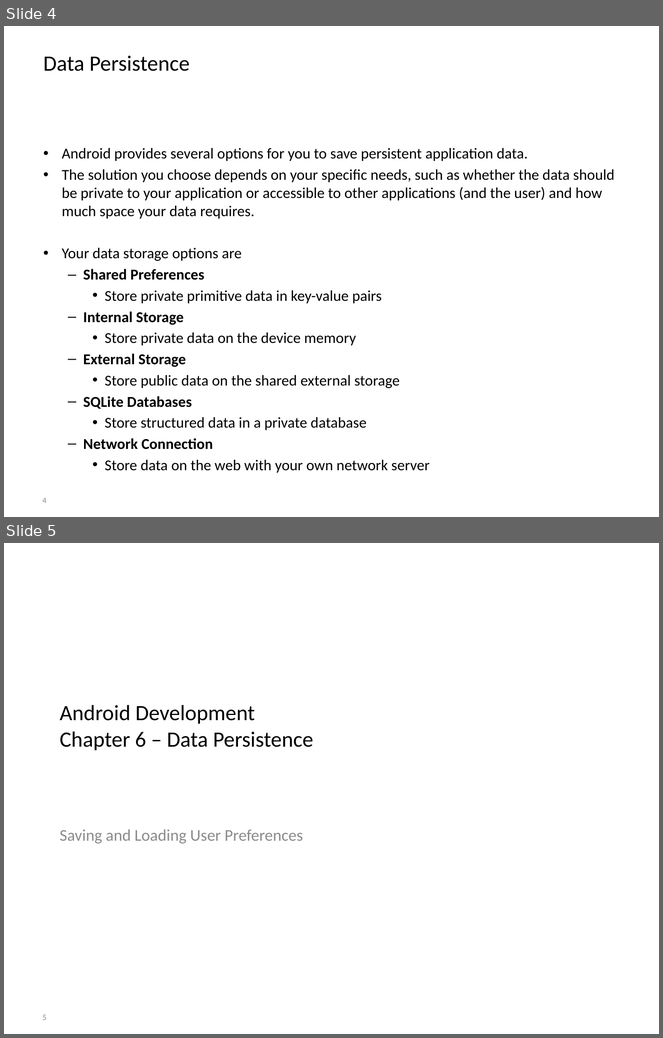
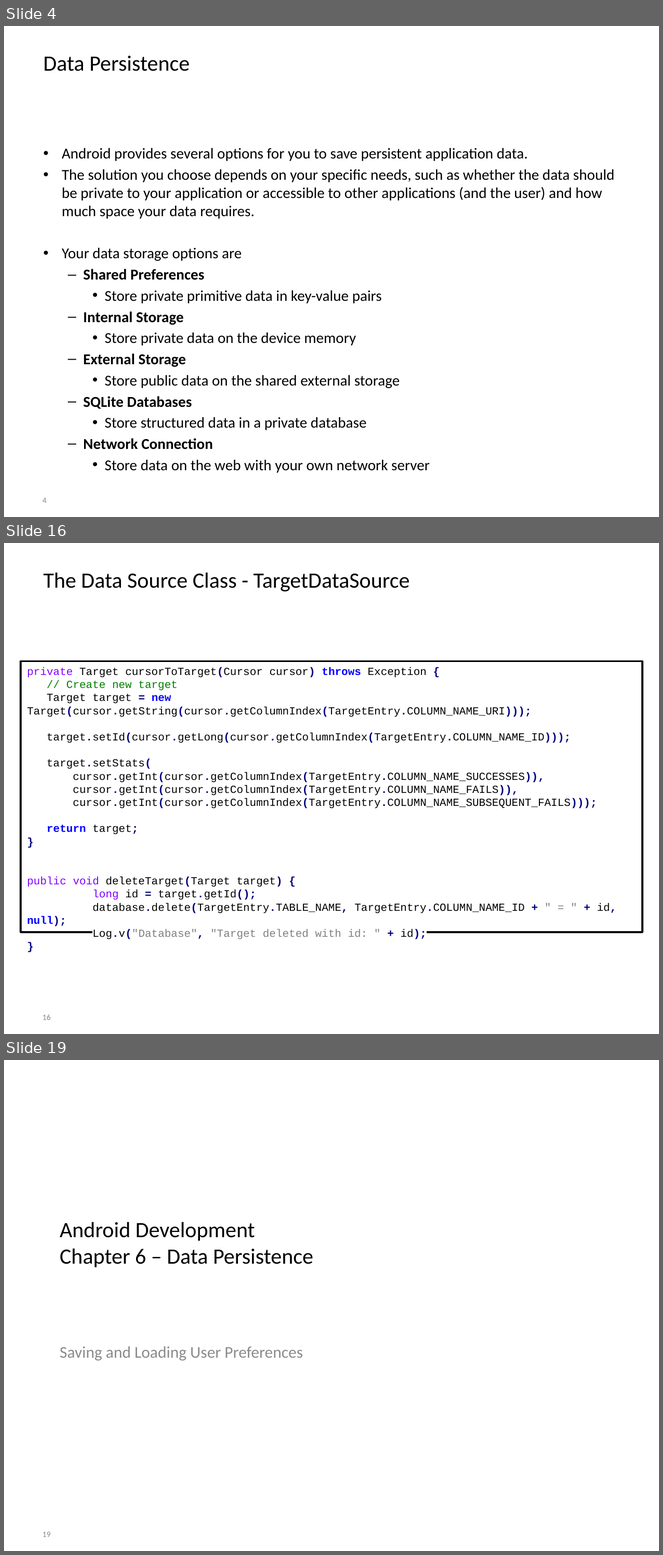
Before and after one commit to BioBoost/android_development_course, a slide deck: slides/chapter6_data_persistence.pptx. Shown one above the other, each under a label of ours: slides 4 and 5 before the commit, slides 4, 16 and 19 after it; the slides between them are not shown. The pictures are 663x1038 and 663x1555 pixels, drawn with LibreOffice and Linux fonts; fonts in the diff are those of the drawing; background and template pictures are left out. Boxes give left, top, right and bottom in pixels: in the first picture for what was removed or moved away, otherwise in the second. Text is boxed around its words. In the diff, an @@ line names an element or a change of style, - is before the commit and + after.

```diff
--- a/slides/chapter6_data_persistence.pptx
+++ b/slides/chapter6_data_persistence.pptx
@@ slide 16 added at bbox=[4, 543, 659, 1034], background picture (left out) @@
@@ title added at bbox=[44, 572, 410, 592], 24 pt, text #000000 @@
+The Data Source Class - TargetDataSource
@@ rectangle added at bbox=[21, 661, 642, 932], fill #FFFFFF, outline #000000 2 pt, 12 pt, text #000000 @@
+private Target cursorToTarget(Cursor cursor) throws Exception {
+// Create new target
+Target target = new Target(cursor.getString(cursor.getColumnIndex(TargetEntry.COLUMN_NAME_URI)));
+target.setId(cursor.getLong(cursor.getColumnIndex(TargetEntry.COLUMN_NAME_ID)));
+target.setStats(
+cursor.getInt(cursor.getColumnIndex(TargetEntry.COLUMN_NAME_SUCCESSES)),
+cursor.getInt(cursor.getColumnIndex(TargetEntry.COLUMN_NAME_FAILS)),
+cursor.getInt(cursor.getColumnIndex(TargetEntry.COLUMN_NAME_SUBSEQUENT_FAILS)));
+return target;
+}
+public void deleteTarget(Target target) {
+long id = target.getId();
+database.delete(TargetEntry.TABLE_NAME, TargetEntry.COLUMN_NAME_ID + " = " + id, null);
+Log.v("Database", "Target deleted with id: " + id);
+}
@@ page number added at bbox=[42, 1015, 51, 1020], 9 pt, text #8C8C8C @@
+16
@@ what was slide 5 is now slide 19 @@
@@ page number at bbox=[42, 1532, 51, 1537]: text changed @@
-5
+19
```
Also in this commit, not shown: 14 other slides added, 2 other files.
